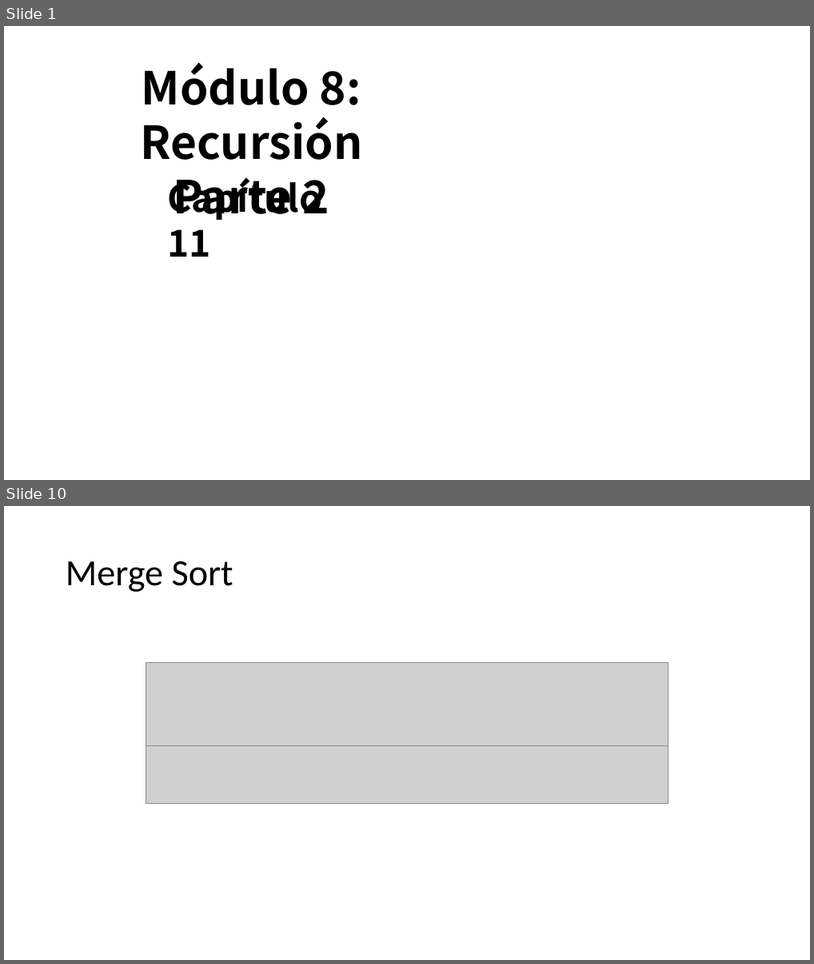
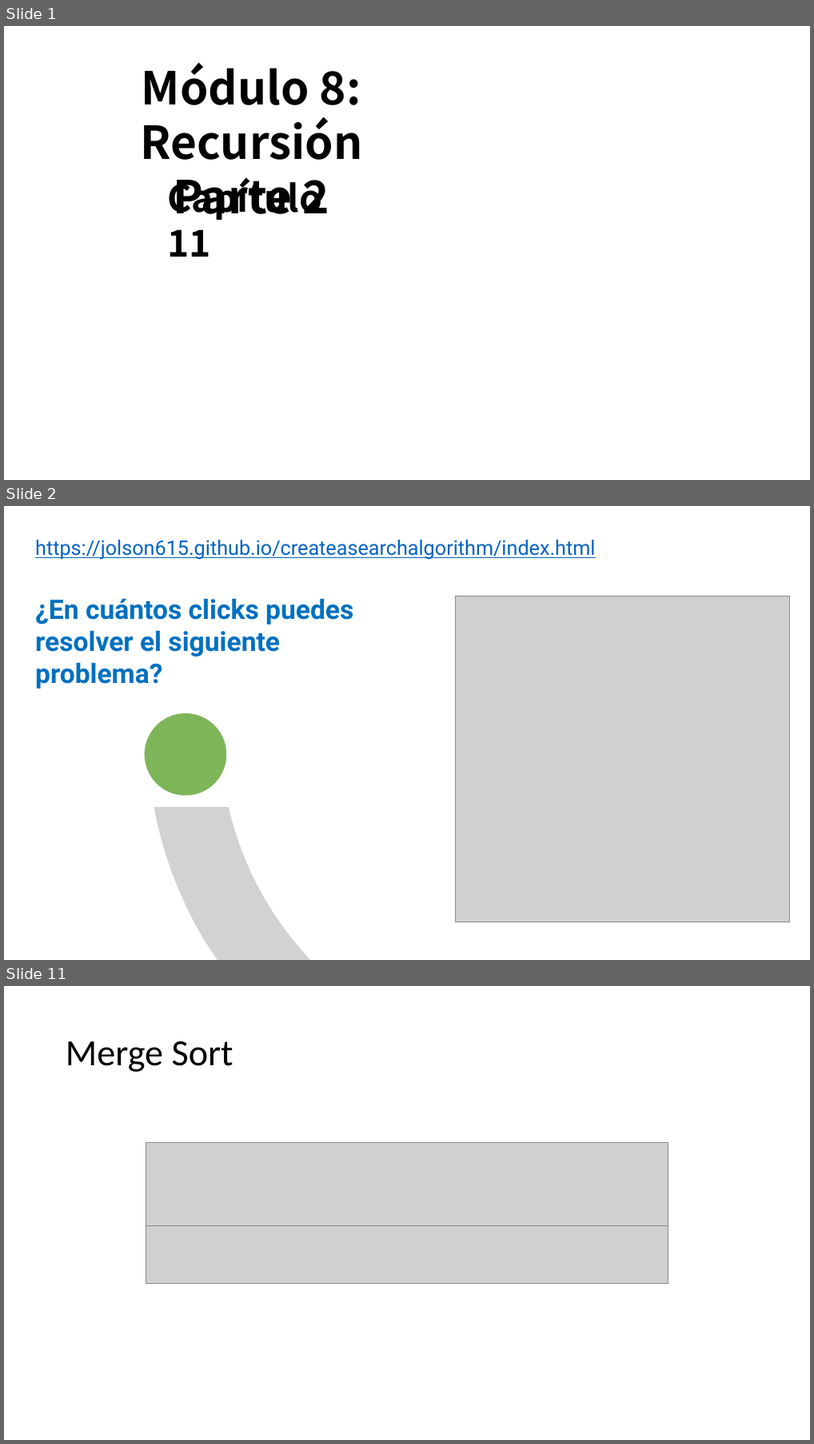
Before and after one commit to OMardil/INFO2, a slide deck: MOD08_Recursion/01 Presentacion/INFO2_MOD08_2-Busqueda_Binaria.pptx. Shown one above the other, each under a label of ours: slides 1 and 10 before the commit, slides 1, 2 and 11 after it; the slides between them are not shown. The pictures are 814x964 and 814x1444 pixels, drawn with LibreOffice and Linux fonts; fonts in the diff are those of the drawing; grey boxes stand for pictures; background and template pictures are left out. Boxes give left, top, right and bottom in pixels: in the first picture for what was removed or moved away, otherwise in the second. Text is boxed around its words. In the diff, an @@ line names an element or a change of style, - is before the commit and + after.

```diff
--- a/MOD08_Recursion/01 Presentacion/INFO2_MOD08_2-Busqueda_Binaria.pptx
+++ b/MOD08_Recursion/01 Presentacion/INFO2_MOD08_2-Busqueda_Binaria.pptx
@@ slide 2 added at bbox=[4, 506, 810, 960], background #FFFFFF @@
@@ text added at bbox=[35, 540, 595, 560], 24 pt, text #0563C1, underline @@
+https://jolson615.github.io/createasearchalgorithm/index.html
@@ text added at bbox=[35, 598, 354, 688], 32 pt, text #0070C0, bold @@
+¿En cuántos clicks puedes resolver el siguiente problema?
@@ picture added at bbox=[455, 596, 790, 922] @@
@@ ellipse added at bbox=[144, 713, 226, 796], fill #70AD47 at 90% opacity @@
@@ freeform shape added at bbox=[154, 807, 310, 960], fill #808080 at 35% opacity @@
@@ what was slide 10 is now slide 11 @@
```
Also in this commit, not shown: 2 slides changed, 6 other slides added, 6 slides removed.
